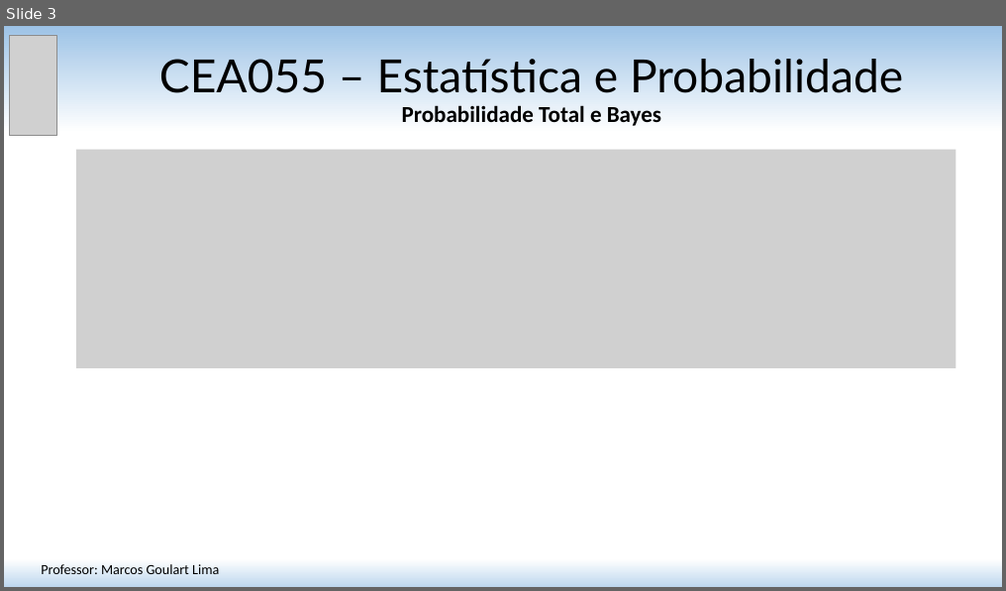
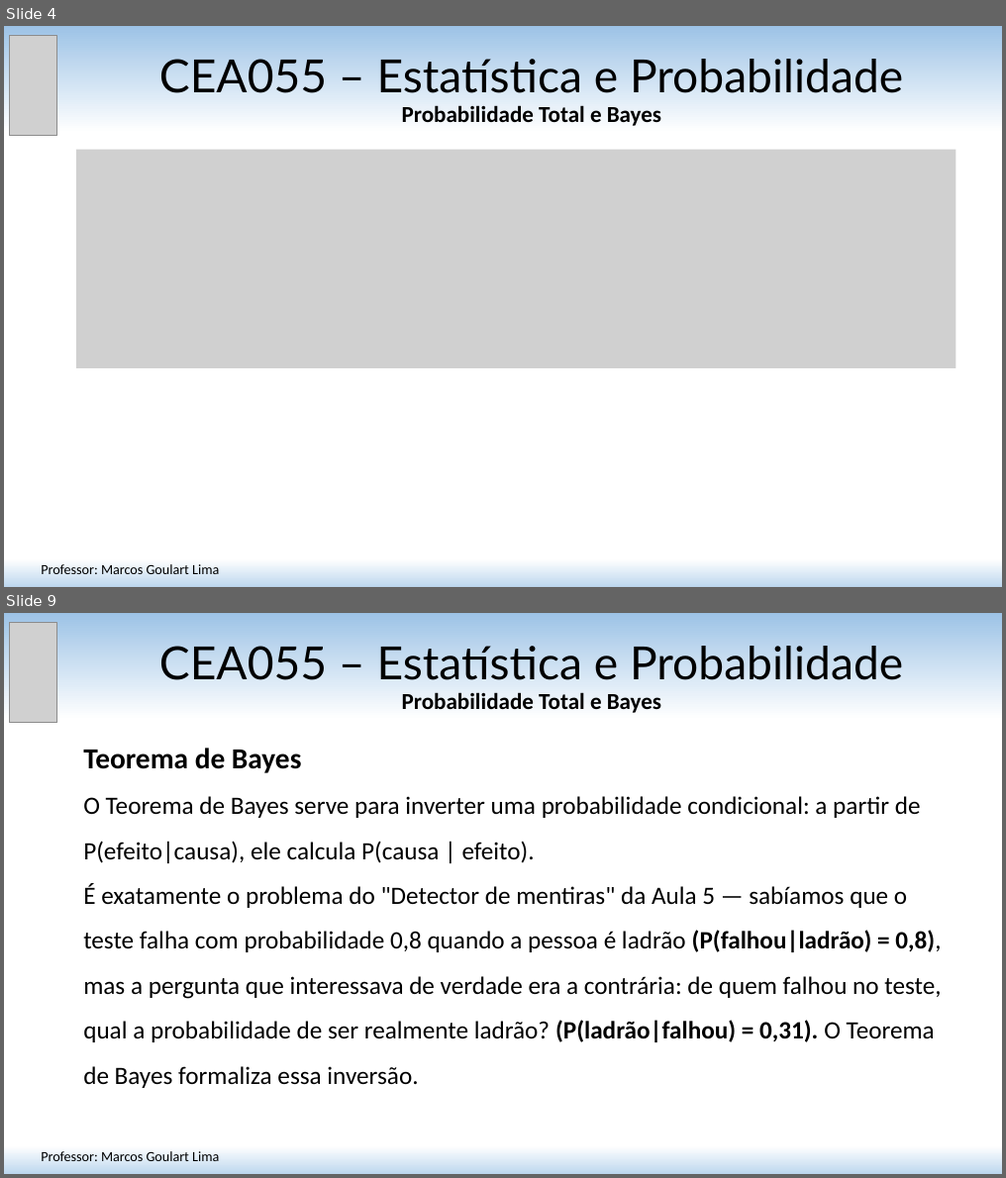
Before and after one commit to matmarcos/minhas-aulas, a slide deck: content/2026-2/cea055-estatistica-probabilidade/06-probabilidade-total-bayes/Aula_06_Probabilidade_Total_Bayes.pptx. Shown one above the other, each under a label of ours: slide 3 before the commit, slides 4 and 9 after it; the slides between them are not shown. The pictures are 1006x591 and 1006x1178 pixels, drawn with LibreOffice and Linux fonts; fonts in the diff are those of the drawing; grey boxes stand for pictures. Boxes give left, top, right and bottom in pixels: in the first picture for what was removed or moved away, otherwise in the second. Text is boxed around its words. In the diff, an @@ line names an element or a change of style, - is before the commit and + after.

```diff
--- a/content/2026-2/cea055-estatistica-probabilidade/06-probabilidade-total-bayes/Aula_06_Probabilidade_Total_Bayes.pptx
+++ b/content/2026-2/cea055-estatistica-probabilidade/06-probabilidade-total-bayes/Aula_06_Probabilidade_Total_Bayes.pptx
@@ slide 9 added at <box>4,613,1002,1174</box>, background gradient #9DC3E6 to #FFFFFF to #BDD7EE @@
@@ picture added at <box>9,622,57,722</box> @@
@@ title added at <box>159,646,903,713</box>, 44 pt, text #000000 @@
+CEA055 – Estatística e Probabilidade
+Probabilidade Total e Bayes
@@ text added at <box>83,748,941,1088</box>, 24 pt, text #000000 @@
+Teorema de Bayes
+O Teorema de Bayes serve para inverter uma probabilidade condicional: a partir de P(efeito|causa), ele calcula P(causa | efeito).
+É exatamente o problema do "Detector de mentiras" da Aula 5 — sabíamos que o teste falha com probabilidade 0,8 quando a pessoa é ladrão (P(falhou|ladrão) = 0,8), mas a pergunta que interessava de verdade era a contrária: de quem falhou no teste, qual a probabilidade de ser realmente ladrão? (P(ladrão|falhou) = 0,31). O Teorema de Bayes formaliza essa inversão.
@@ text added at <box>41,1152,219,1161</box>, 13.5 pt, text #000000 @@
+Professor: Marcos Goulart Lima
@@ what was slide 3 is now slide 4 @@
```
Also in this commit, not shown: 10 slides changed, 9 other slides added, 3 other files.
